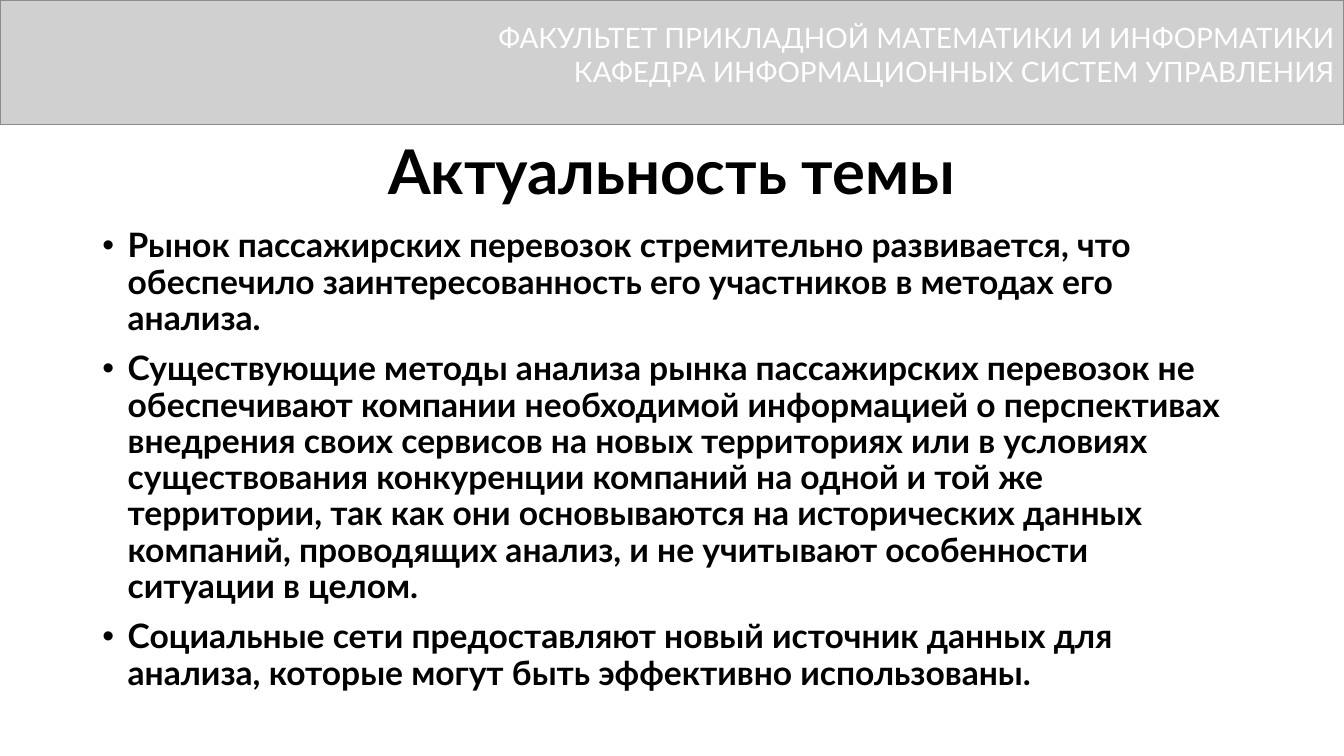
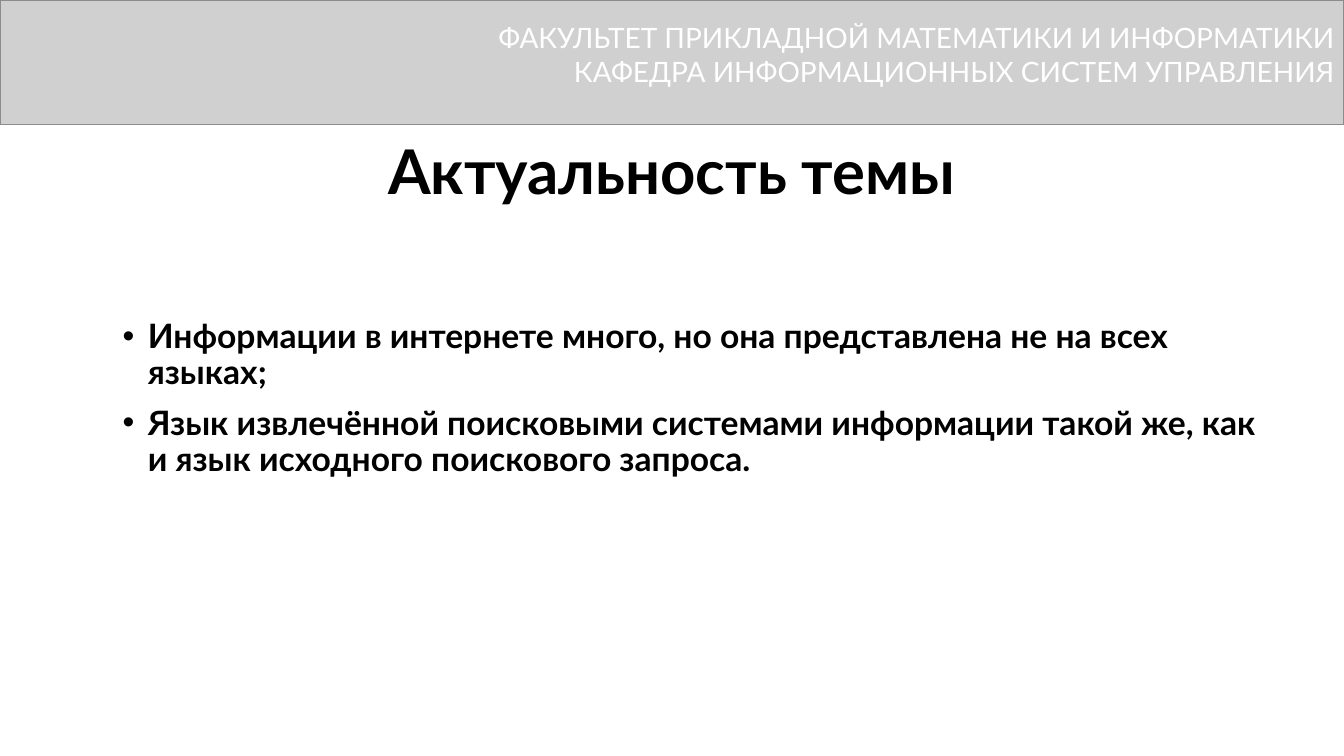
Before and after one commit to DimkaFPM/diplom, a slide deck: slide 2 of presentetion.pptx. Drawn at 1344x756 pixels with LibreOffice and Linux fonts; fonts in the diff are those of the drawing; grey boxes stand for pictures. Boxes give left, top, right and bottom in pixels: in the first picture for what was removed or moved away, otherwise in the second. Text is boxed around its words. In the diff, an @@ line names an element or a change of style, - is before the commit and + after.

```diff
--- a/presentetion.pptx
+++ b/presentetion.pptx
@@ text at (148, 323, 1256, 477): text changed @@
-• Рынок пассажирских перевозок стремительно развивается, что обеспечило заинтересованность его участников в методах его анализа.
-• Существующие методы анализа рынка пассажирских перевозок не обеспечивают компании необходимой информацией о перспективах внедрения своих сервисов на новых территориях или в условиях существования конкуренции компаний на одной и той же территории, так как они основываются на исторических данных компаний, проводящих анализ, и не учитывают особенности ситуации в целом.
-• Социальные сети предоставляют новый источник данных для анализа, которые могут быть эффективно использованы.
+• Информации в интернете много, но она представлена не на всех языках;
+• Язык извлечённой поисковыми системами информации такой же, как и язык исходного поискового запроса.
```
Also in this commit, not shown: 1 other slide changed.
